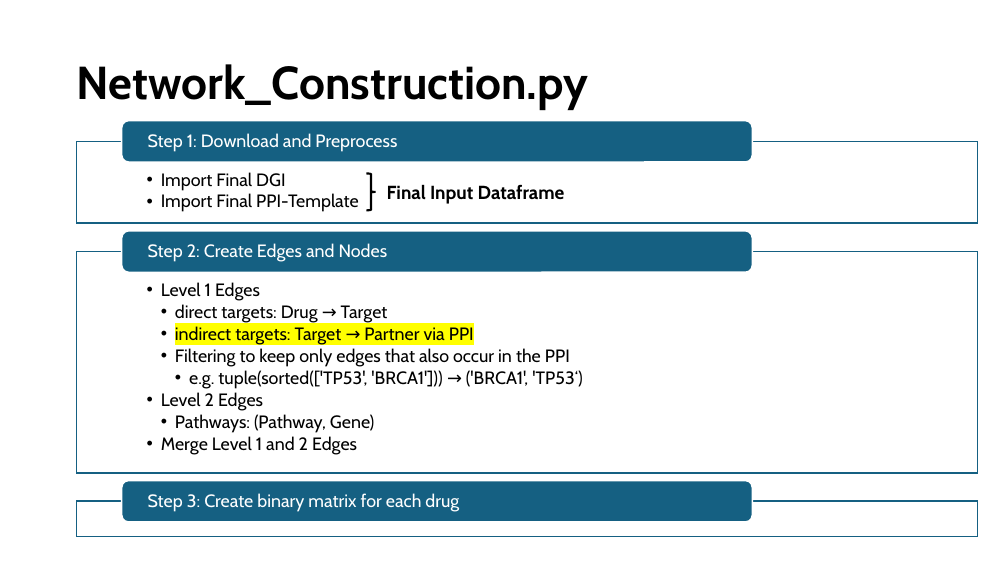
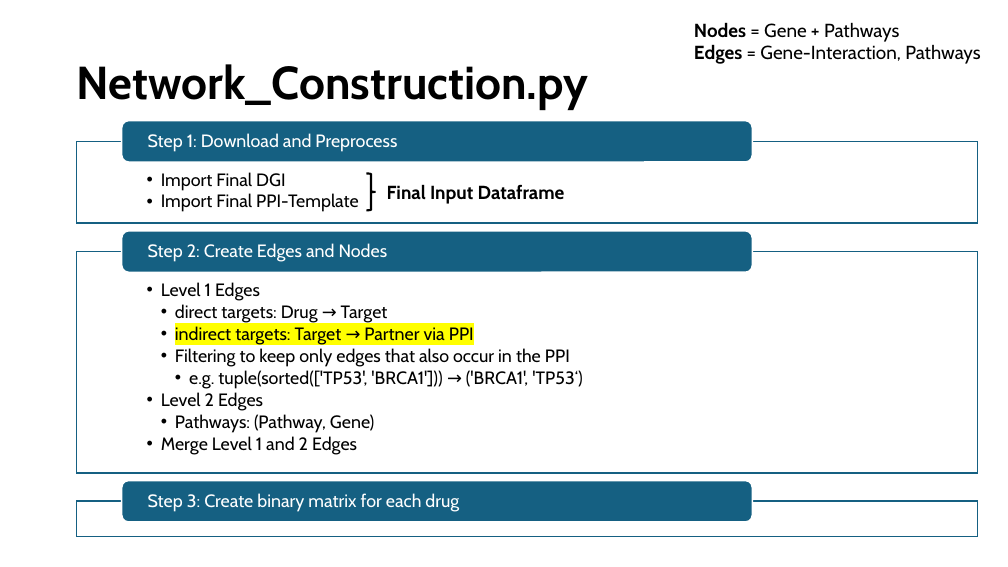
Before and after one commit to txm0324/Bachelor-Thesis, a slide deck: slide 5 of Overview_Network.pptx. Drawn at 1008x567 pixels with LibreOffice and Linux fonts; fonts in the diff are those of the drawing. Boxes give left, top, right and bottom in pixels: in the first picture for what was removed or moved away, otherwise in the second. Text is boxed around its words. In the diff, an @@ line names an element or a change of style, - is before the commit and + after.

```diff
--- a/Overview_Network.pptx
+++ b/Overview_Network.pptx
@@ text added at [694, 22, 981, 64], 18 pt, text #000000 @@
+Nodes = Gene + Pathways
+Edges = Gene-Interaction, Pathways
```
Also in this commit, not shown: 3 other slides changed, 1 slide added, 1 slide removed.
